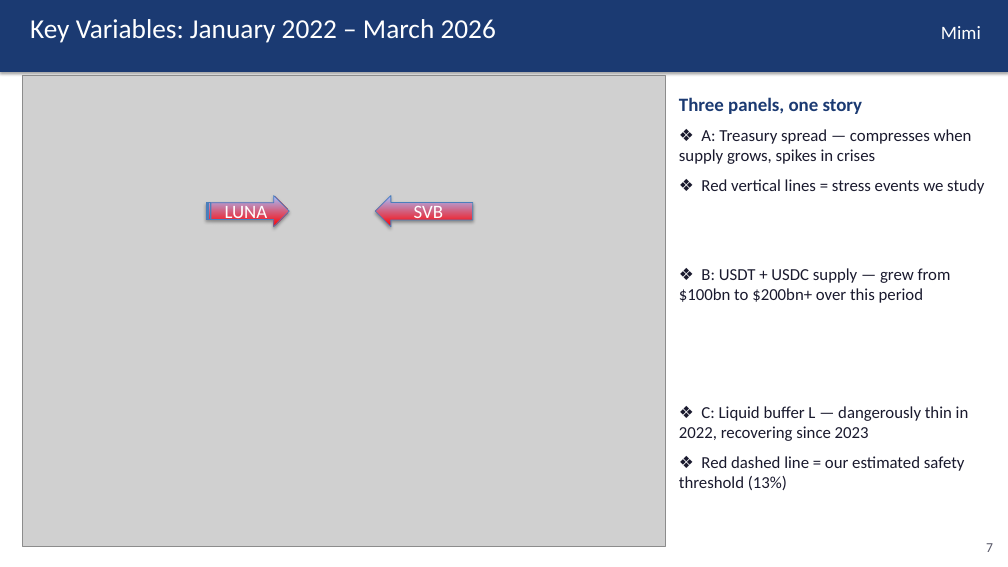
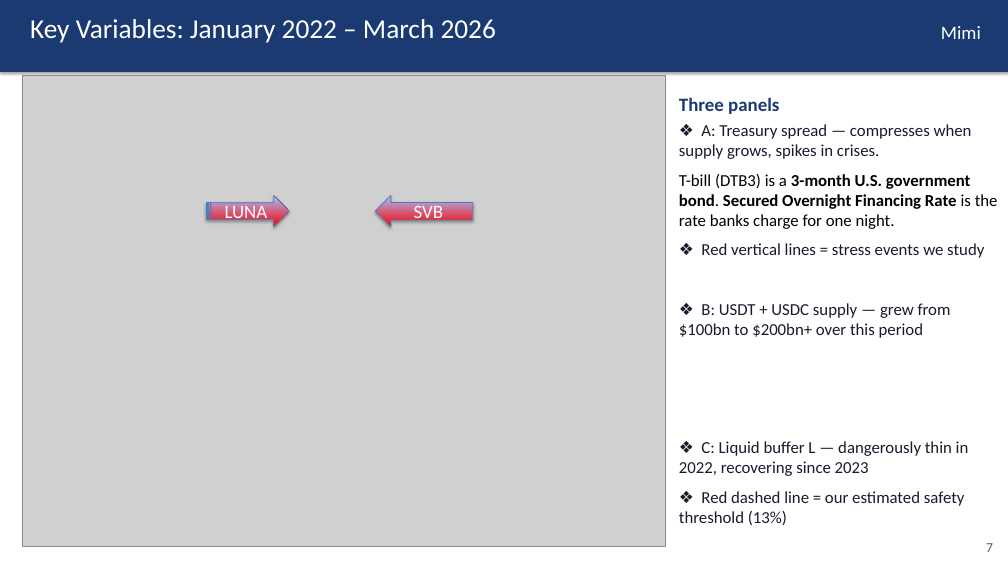
Before and after one commit to kimmireu0921/Stablecoins-and-the-Exorbitant-Privilege, a slide deck: slide 7 of FINAL_0512_Stablecoin_Exorbitant_Privilege.pptx. Drawn at 1008x567 pixels with LibreOffice and Linux fonts; fonts in the diff are those of the drawing; grey boxes stand for pictures. Boxes give left, top, right and bottom in pixels: in the first picture for what was removed or moved away, otherwise in the second. Text is boxed around its words. In the diff, an @@ line names an element or a change of style, - is before the commit and + after.

```diff
--- a/FINAL_0512_Stablecoin_Exorbitant_Privilege.pptx
+++ b/FINAL_0512_Stablecoin_Exorbitant_Privilege.pptx
@@ text at <box>679,97,998,229</box>: text changed; text colour #1A1A2E to #000000 @@
-Three panels, one story
-❖ A: Treasury spread — compresses when supply grows, spikes in crises
+Three panels
+❖ A: Treasury spread — compresses when supply grows, spikes in crises.
+T-bill (DTB3) is a 3-month U.S. government bond. Secured Overnight Financing Rate is the rate banks charge for one night.
```
Also in this commit, not shown: 3 other slides changed.
